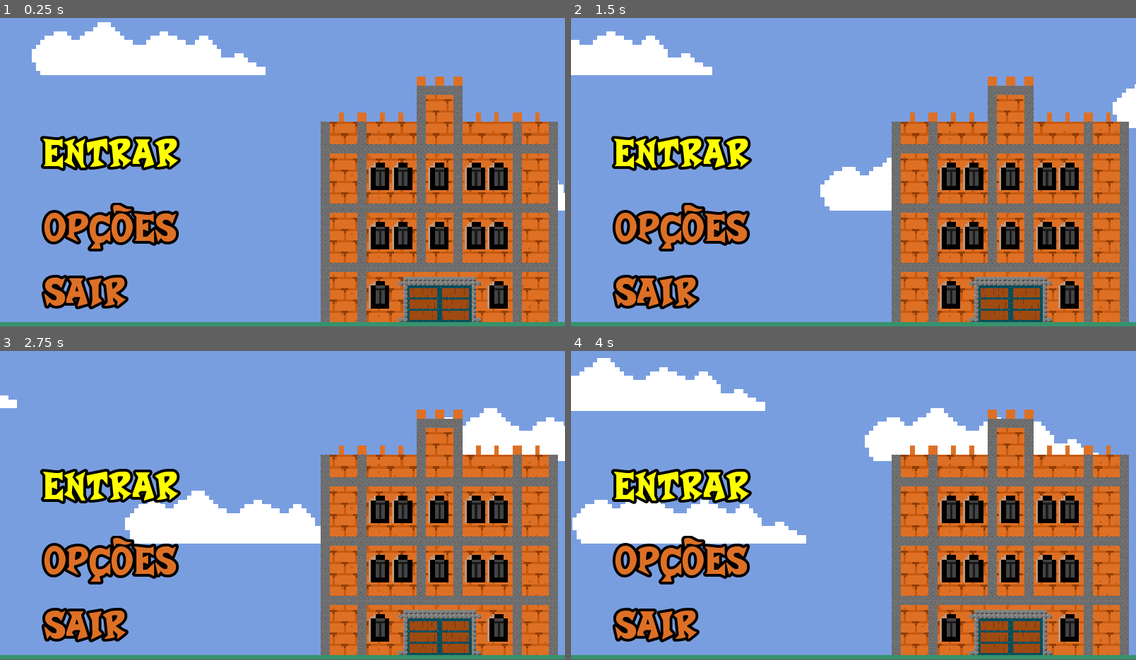
Above: before the commit, frames 1-4 (two rows, left to right).
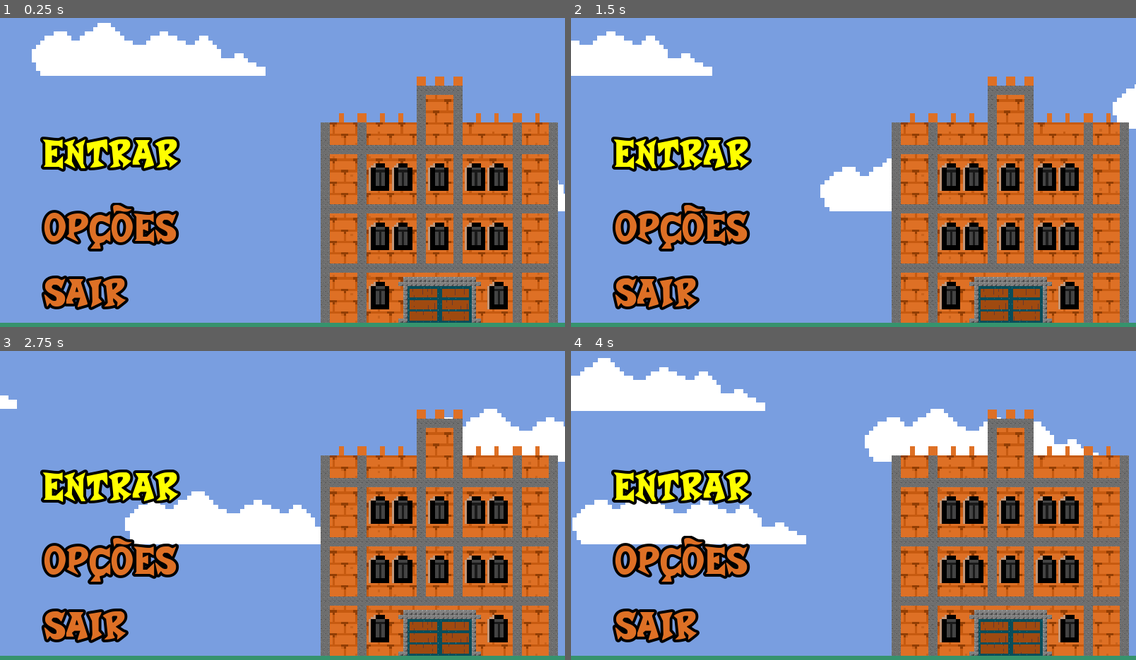
Above: after the commit, the same moments.

Repository: arthur-timoteo/defiant-eyes_game
Game: Godot game, scene res://telas/cena_inicial.tscn
Two runs of this game, one before a commit and one after it. Both use one fixed random seed, a clock stepped at 60 frames per second and the inputs below. Sound files missing from this copy of the repository are replaced by a short silence.
Inputs:
- Up to frame 1 (0.25 s): no input
- Up to frame 2 (1.5 s): hold Right (ui_right) from 0.53 s (still down); tap Up (ui_up) at 0.77 s
- Up to frame 3 (2.75 s): tap Up (ui_up) at 1.52 s; release Right (ui_right) at 2.03 s; hold Left (ui_left) from 2.03 s (still down)
- Up to frame 4 (4 s): release Left (ui_left) at 2.78 s; hold Right (ui_right) from 2.78 s (still down); tap Up (ui_up) at 3.02, 3.77 s
In our replay, the window is 800x468 before the commit and 800x469 after it. These sizes can differ from the game's own. Grey fills any space a smaller window leaves; there, only what the larger window draws over its background counts as a difference.

The runs differ from the first frame. In frame 1, 3.3% of the frame differs, in the area x 0-100%, y 1-99%; in frame 2, 3.3%; in frame 3, 3.3%; in frame 4, 3.4%, in the area x 0-100%, y 2-99%.

Commit message:
Set Screen in _ready func

Diff:
--- a/scripts/script_global.gd
+++ b/scripts/script_global.gd
@@ -1,4 +1,9 @@
 extends Node
+
+var minimumSize = Vector2(1024, 600)
+
+func _ready():
+	get_tree().set_screen_stretch(SceneTree.STRETCH_MODE_2D, SceneTree.STRETCH_ASPECT_EXPAND, minimumSize, 1)
 
 var musicaVolume = -5
 var sonsVolume = -5
